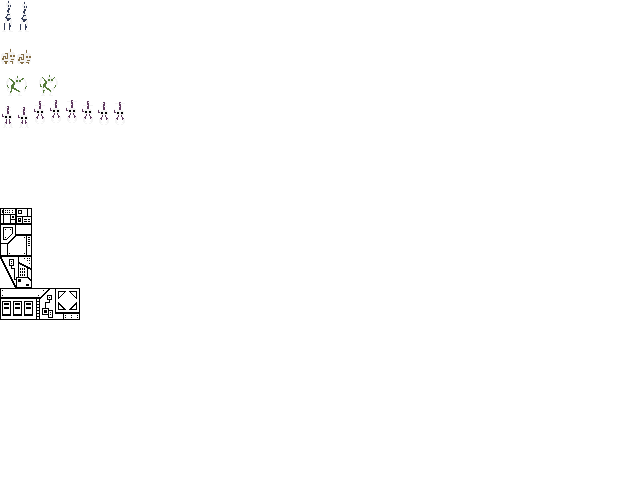
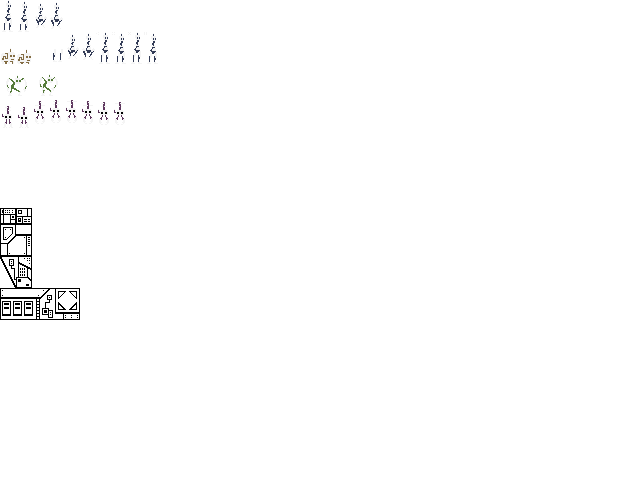
Before/after of a 640×480 layered artwork. What changed in the layer stack:
painted on "layer" over [35, 2, 158, 64]
